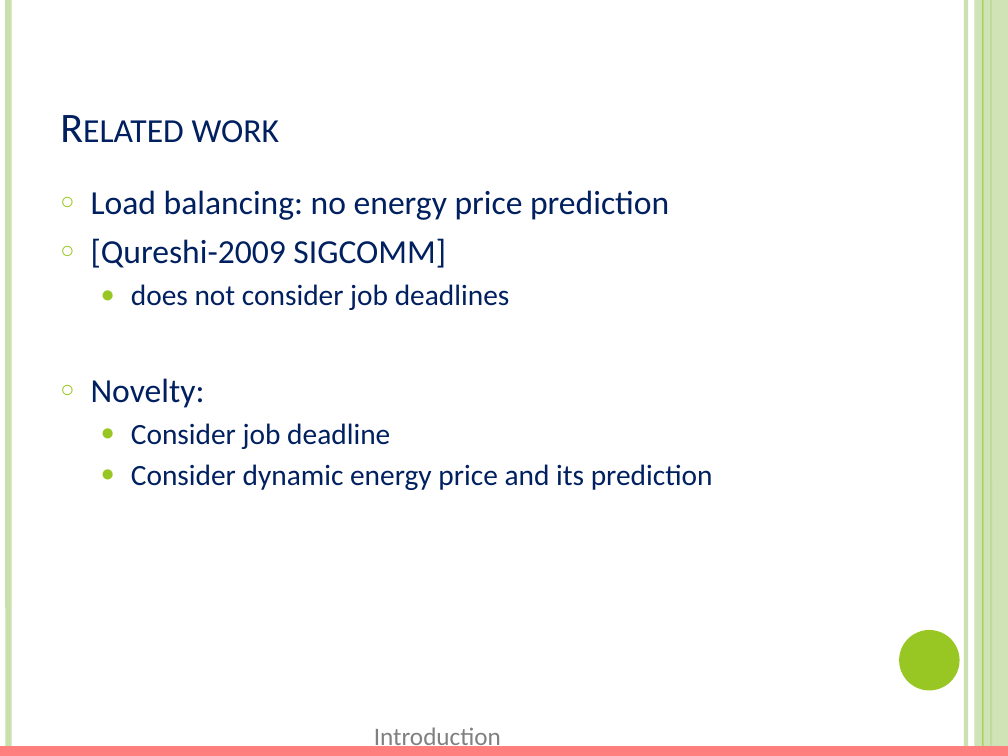
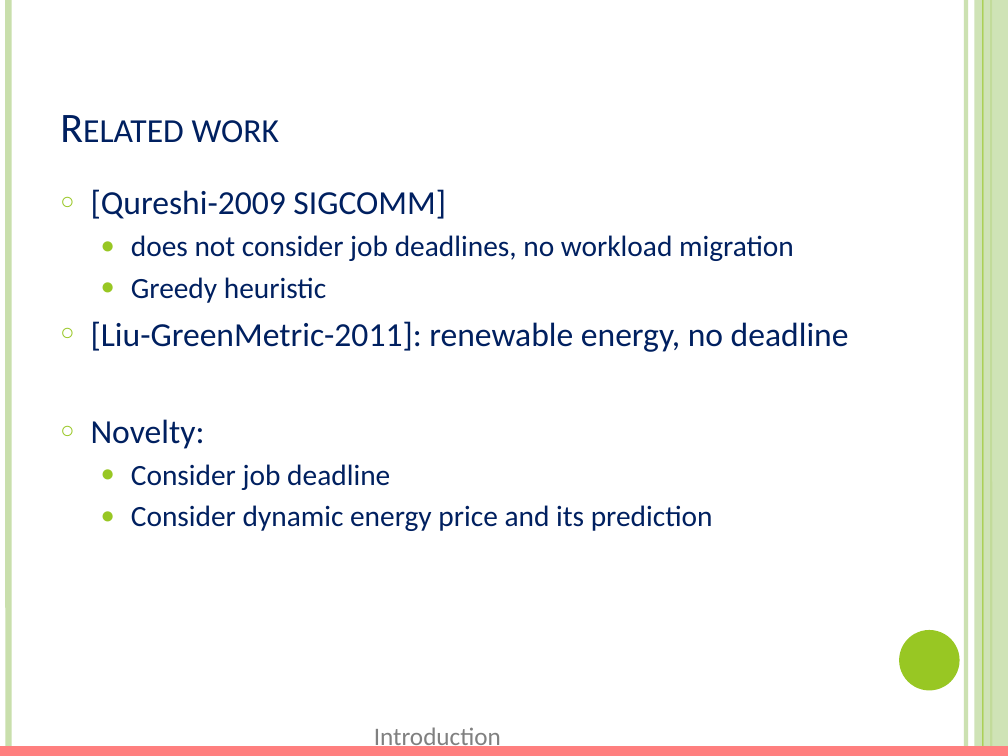
Before and after one commit to xizhonghua/GreenDC-Summary, a slide deck: slide 8 of file/Adnan12-EEGLB.pptm. Drawn at 1008x756 pixels with LibreOffice and Linux fonts; fonts in the diff are those of the drawing. Boxes give left, top, right and bottom in pixels: in the first picture for what was removed or moved away, otherwise in the second. Text is boxed around its words. In the diff, an @@ line names an element or a change of style, - is before the commit and + after.

Commit message:
add slide

```diff
--- a/file/Adnan12-EEGLB.pptm
+++ b/file/Adnan12-EEGLB.pptm
@@ text at [91, 190, 669, 220]: paragraph removed @@
-○ Load balancing: no energy price prediction
@@ text at [91, 235, 849, 352]: text changed @@
-  ● does not consider job deadlines
+  ● does not consider job deadlines, no workload migration
+  ● Greedy heuristic
+○ [Liu-GreenMetric-2011]: renewable energy, no deadline
```
Also in this commit, not shown: 15 other slides changed, 1 slide added.
